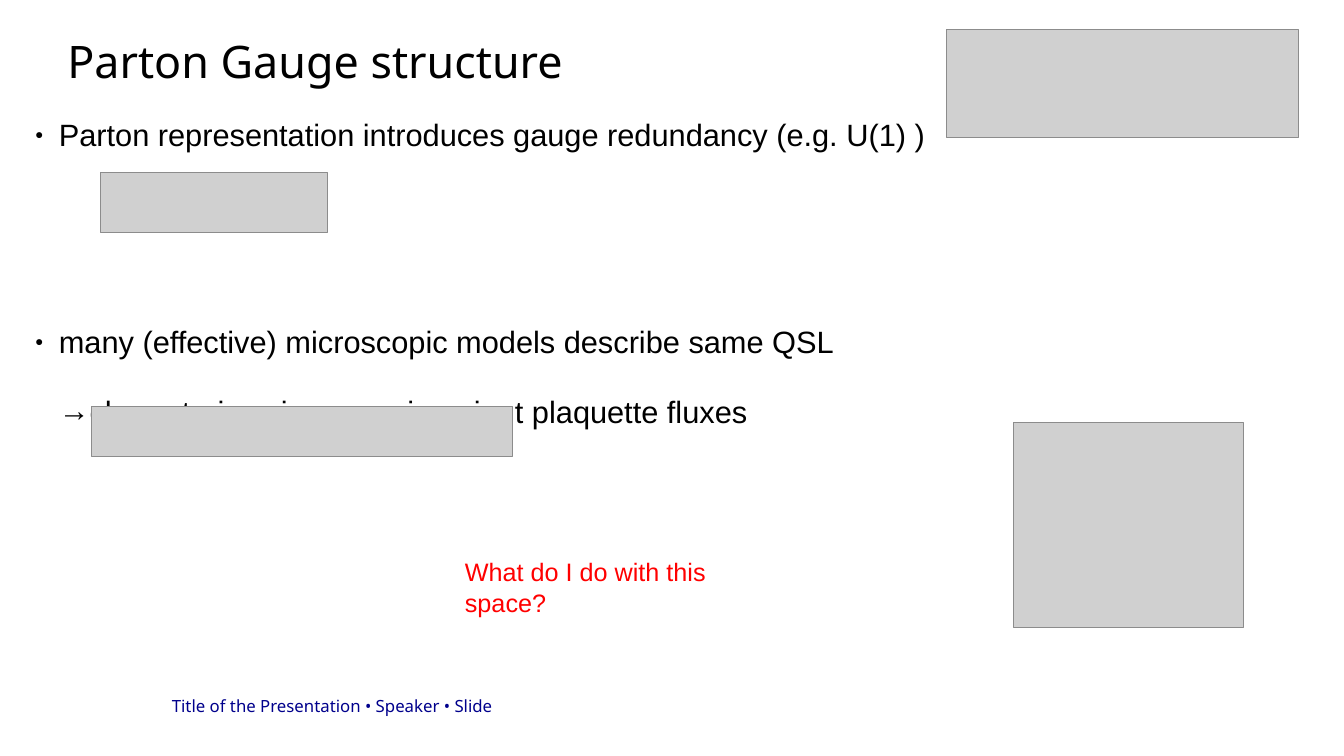
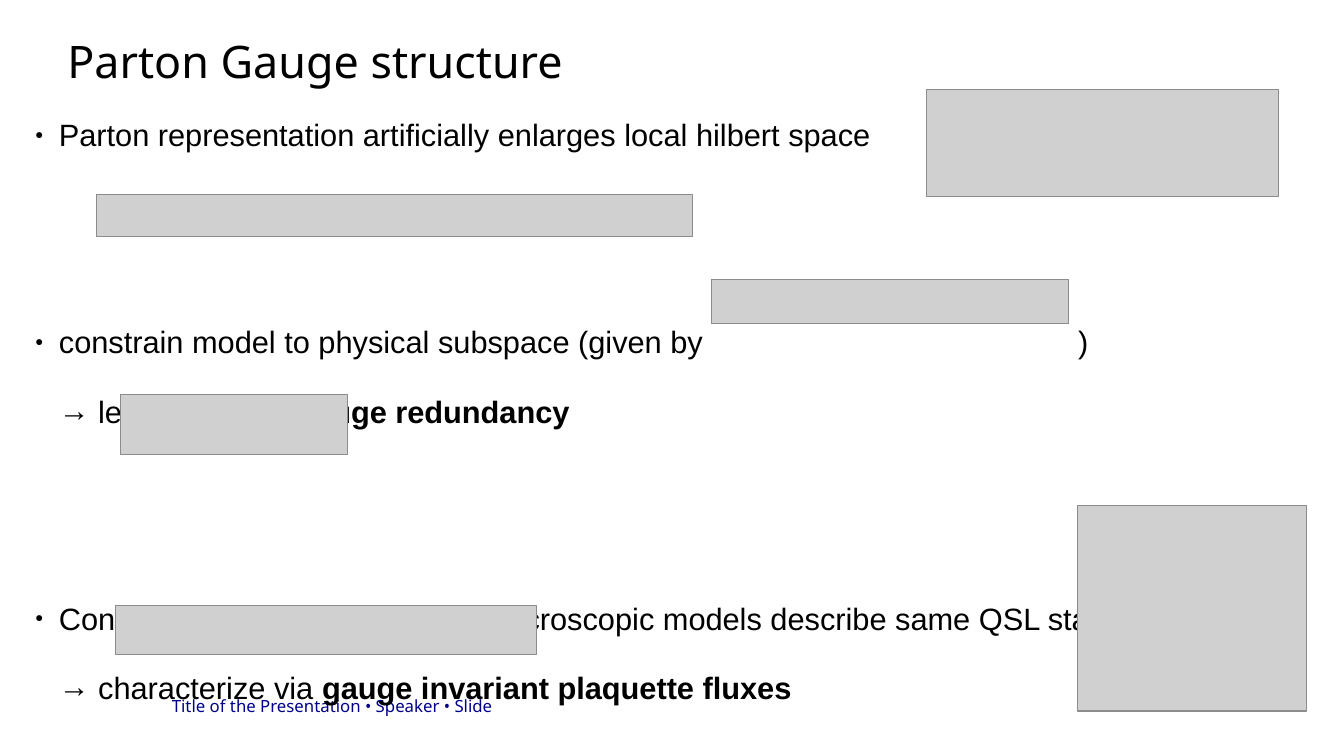
Before and after one commit to ElSickleRick/MP_wiki, a slide deck: slide 14 of WARB_presentation/präsi.odp. Drawn at 1344x756 pixels with LibreOffice and Linux fonts; fonts in the diff are those of the drawing; grey boxes stand for pictures; background and template pictures are left out. Boxes give left, top, right and bottom in pixels: in the first picture for what was removed or moved away, otherwise in the second. Text is boxed around its words. In the diff, an @@ line names an element or a change of style, - is before the commit and + after.

```diff
--- a/WARB_presentation/präsi.odp
+++ b/WARB_presentation/präsi.odp
@@ picture: place and size @@
-picture at (947,30,1299,138)
+picture at (928,90,1279,198)
@@ text at (59,123,1115,635): text changed @@
-● Parton representation introduces gauge redundancy (e.g. U(1) )
-● many (effective) microscopic models describe same QSL
+● Parton representation artificially enlarges local hilbert space
+● constrain model to physical subspace (given by )
+  → leaves behind gauge redundancy
+● Consequence: many (effective) microscopic models describe same QSL state
@@ picture: place and size @@
-picture at (101,172,328,232)
+picture at (97,195,693,237)
@@ picture added at (712,280,1069,324) @@
@@ picture: place and size @@
-picture at (92,407,512,457)
+picture at (121,395,348,455)
@@ picture: place and size @@
-picture at (1014,422,1244,628)
+picture at (1078,506,1308,712)
@@ text removed at (465,562,705,617) @@
-What do I do with this space?
@@ picture added at (116,606,536,655) @@
@@ text at (98,676,792,704): bold on in "gauge invariant plaquette fluxes" @@
```
Also in this commit, not shown: 4 other slides changed, 1 slide added, 8 other files.
